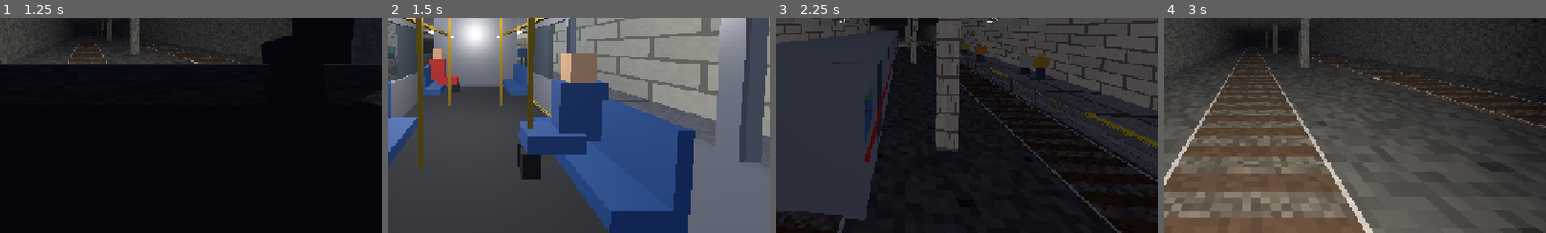
Above: before the commit, frames 1-4 (left to right).
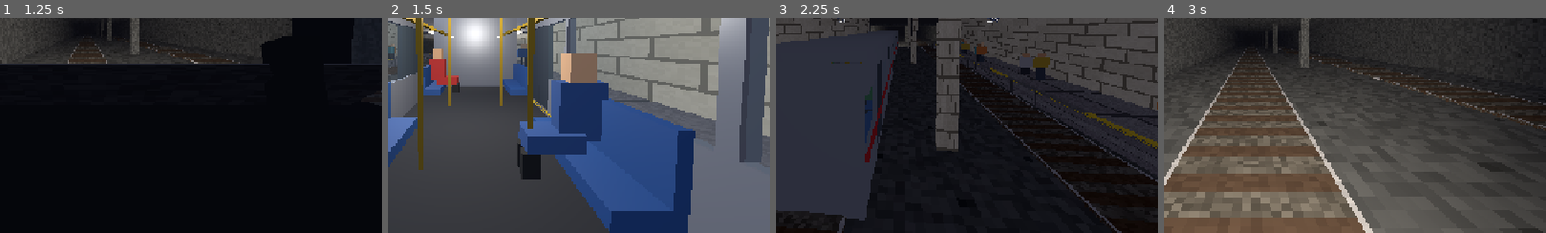
Above: after the commit, the same moments.

Repository: enmalafeev/metrograd
Game: Godot game, scene res://scenes/main.tscn
Same seed, same stepped clock (60 frames per second), same inputs: the game is played once before the commit and once after it.
Inputs:
- Up to frame 1 (1.25 s): click "КАБИНА" at 0.5 s
- Up to frame 2 (1.5 s): click "САЛОН" at 1.25 s
- Up to frame 3 (2.25 s): click "СНАРУЖИ" at 2 s
- Up to frame 4 (3 s): click "СПЕРЕДИ" at 2.75 s
The pictures show only the part of the screen within x 39-89%, y 40-90%; the shares and areas given below are measured in that part.

Frame 1 is identical in both runs. In frame 2, 0.6% of the frame differs, in the area x 2-44%, y 3-43%; in frame 3, less than 0.1%; in frame 4, nothing differs.

Commit message:
Открывающиеся двери вагонов у платформы
Двери стали двухстворчатыми и плавно раздвигаются, когда поезд стоит у
платформы (сеттер doors_open + твин). Открываются только створки
платформенной стороны. Борт на этой стороне построен с проёмами под двери,
поэтому через открытые двери виден перрон — заметно и из салона.

Co-Authored-By: Claude Opus 4.8 <noreply@anthropic.com>

Diff:
--- a/scripts/train.gd
+++ b/scripts/train.gd
@@ -22,10 +22,12 @@
 const WIN_BOT := 1.15     # низ оконной ленты
 const WIN_TOP := 2.05     # верх оконной ленты
 const CAB_Z := -HALF + 1.6  # позиция машиниста в головном вагоне (локальная z)
+const DOOR_W := 1.3         # ширина дверного проёма, м
+const DOOR_SLIDE := 0.6     # ход одной створки при открытии, м
 
 var speed := 0.0
 var throttle := 0.0       # -1..1: + тяга, - тормоз
-var doors_open := false
+var doors_open := false: set = _set_doors_open
 var progress := 0.0       # дистанция центра состава вдоль кривой, м
 
 enum View { CAB, SALON, EXTERIOR, FRONT }  # порядок = индексы кнопок в main.gd
@@ -34,6 +36,7 @@
 var _len := 0.0
 var _cars: Array[Node3D] = []
 var _cams: Array[Camera3D] = [null, null, null, null]  # камеры видов, индекс = View
+var _doors: Array = []    # створки платформенной стороны: {node, closed, open, tween}
 
 # --- материалы --------------------------------------------------------------
 var _ext: StandardMaterial3D      # кузов
@@ -108,6 +111,28 @@
 
 func speed_kmh() -> float:
 	return absf(speed) * 3.6
+
+# --- двери вагонов ----------------------------------------------------------
+
+func _set_doors_open(v: bool) -> void:
+	if v == doors_open:
+		return
+	doors_open = v
+	_animate_doors(v)
+
+## Плавно раздвигает (open) или сдвигает створки платформенной стороны.
+func _animate_doors(open: bool) -> void:
+	for d in _doors:
+		var node: Node3D = d["node"]
+		if not is_instance_valid(node):
+			continue
+		if d.has("tween") and d["tween"] != null and d["tween"].is_valid():
+			d["tween"].kill()
+		var target_z: float = d["open"] if open else d["closed"]
+		var tw := create_tween()
+		tw.tween_property(node, "position:z", target_z, 0.55) \
+				.set_trans(Tween.TRANS_SINE).set_ease(Tween.EASE_IN_OUT)
+		d["tween"] = tw
 
 # --- материалы --------------------------------------------------------------
 
@@ -166,20 +191,25 @@
 	_box(car, Vector3(2.5, 0.14, body_len), Vector3(0, ROOF - 0.07, 0), _ext)
 
 	for sx in [-HW, HW]:
-		# цветная полоса по борту (снаружи, под окнами)
-		_box(car, Vector3(0.06, 0.16, body_len), Vector3(sx * 1.03, WIN_BOT - 0.1, 0), _trim)
-		# юбка под окнами
-		_box(car, Vector3(0.08, WIN_BOT - FLOOR, body_len), Vector3(sx, (FLOOR + WIN_BOT) * 0.5, 0), _ext)
-		# надоконный пояс
+		var platform: bool = sx < 0.0   # платформенная (левая по ходу) сторона — с проёмами
+		# надоконный пояс-перемычка над дверьми — сплошной с обеих сторон
 		_box(car, Vector3(0.08, ROOF - 0.14 - WIN_TOP, body_len), Vector3(sx, (WIN_TOP + ROOF - 0.14) * 0.5, 0), _ext)
-		# оконная лента (стекло)
-		_box(car, Vector3(0.05, WIN_TOP - WIN_BOT, body_len), Vector3(sx, (WIN_BOT + WIN_TOP) * 0.5, 0), _glass)
-		# оконные стойки
+		# борт под окнами и оконная лента: на платформенной стороне разорваны под
+		# дверные проёмы, чтобы через открытые двери был виден перрон из салона
+		for seg in _side_segments(body_len * 0.5, platform):
+			var z0: float = seg[0]
+			var z1: float = seg[1]
+			var zc := (z0 + z1) * 0.5
+			var ln := z1 - z0
+			_box(car, Vector3(0.06, 0.16, ln), Vector3(sx * 1.03, WIN_BOT - 0.1, zc), _trim)                    # цветная полоса
+			_box(car, Vector3(0.08, WIN_BOT - FLOOR, ln), Vector3(sx, (FLOOR + WIN_BOT) * 0.5, zc), _ext)       # юбка
+			_box(car, Vector3(0.05, WIN_TOP - WIN_BOT, ln), Vector3(sx, (WIN_BOT + WIN_TOP) * 0.5, zc), _glass) # стекло
+		# оконные стойки (в глухих оконных секциях, вне проёмов)
 		for mz in [-3.3, -1.1, 1.1, 3.3]:
 			_box(car, Vector3(0.1, WIN_TOP - WIN_BOT, 0.12), Vector3(sx, (WIN_BOT + WIN_TOP) * 0.5, mz), _ext)
 		# двери (по две с каждой стороны, у платформы)
 		for dz in [-2.6, 2.6]:
-			_box(car, Vector3(0.06, WIN_TOP - 0.15, 1.3), Vector3(sx * 1.01, (FLOOR + WIN_TOP) * 0.5 + 0.05, dz), _door)
+			_build_door(car, sx, dz)
 
 	# торцы вагона с дверью в переход (у головного передний торец открыт под кабину)
 	_build_end(car, HALF - 0.05)
@@ -198,6 +228,27 @@
 func _build_end(car: Node3D, z: float) -> void:
 	_box(car, Vector3(2.5, ROOF - 0.14 - FLOOR, 0.08), Vector3(0, (FLOOR + ROOF - 0.14) * 0.5, z), _ext)
 	_box(car, Vector3(0.85, 1.7, 0.04), Vector3(0, FLOOR + 0.85, z), _dark)   # дверь перехода
+
+func _side_segments(half: float, platform: bool) -> Array:
+	# Интервалы борта вдоль z. На платформенной стороне вырезаны проёмы под двери
+	# (dz=±2.6), поэтому борт строится тремя кусками; иначе — цельный борт.
+	if not platform:
+		return [[-half, half]]
+	var hw := DOOR_W * 0.5
+	return [[-half, -2.6 - hw], [-2.6 + hw, 2.6 - hw], [2.6 + hw, half]]
+
+func _build_door(car: Node3D, sx: float, dz: float) -> void:
+	# Двухстворчатая дверь: две створки сходятся по центру проёма (dz).
+	# Створки платформенной (левой по ходу, sx<0) стороны запоминаются для
+	# анимации — именно они открываются, когда поезд стоит у платформы.
+	var y := (FLOOR + WIN_TOP) * 0.5 + 0.05
+	var h := WIN_TOP - 0.15
+	var leaf_w := DOOR_W * 0.5 - 0.02
+	for s: float in [-1.0, 1.0]:
+		var closed_z := dz + s * DOOR_W * 0.25
+		var leaf := _box(car, Vector3(0.06, h, leaf_w), Vector3(sx * 1.01, y, closed_z), _door)
+		if sx < 0.0:
+			_doors.append({"node": leaf, "closed": closed_z, "open": closed_z + s * DOOR_SLIDE})
 
 func _build_salon(car: Node3D, lead: bool) -> void:
 	var front := -2.4 if lead else -HALF + 0.6   # у головного салон за кабиной
